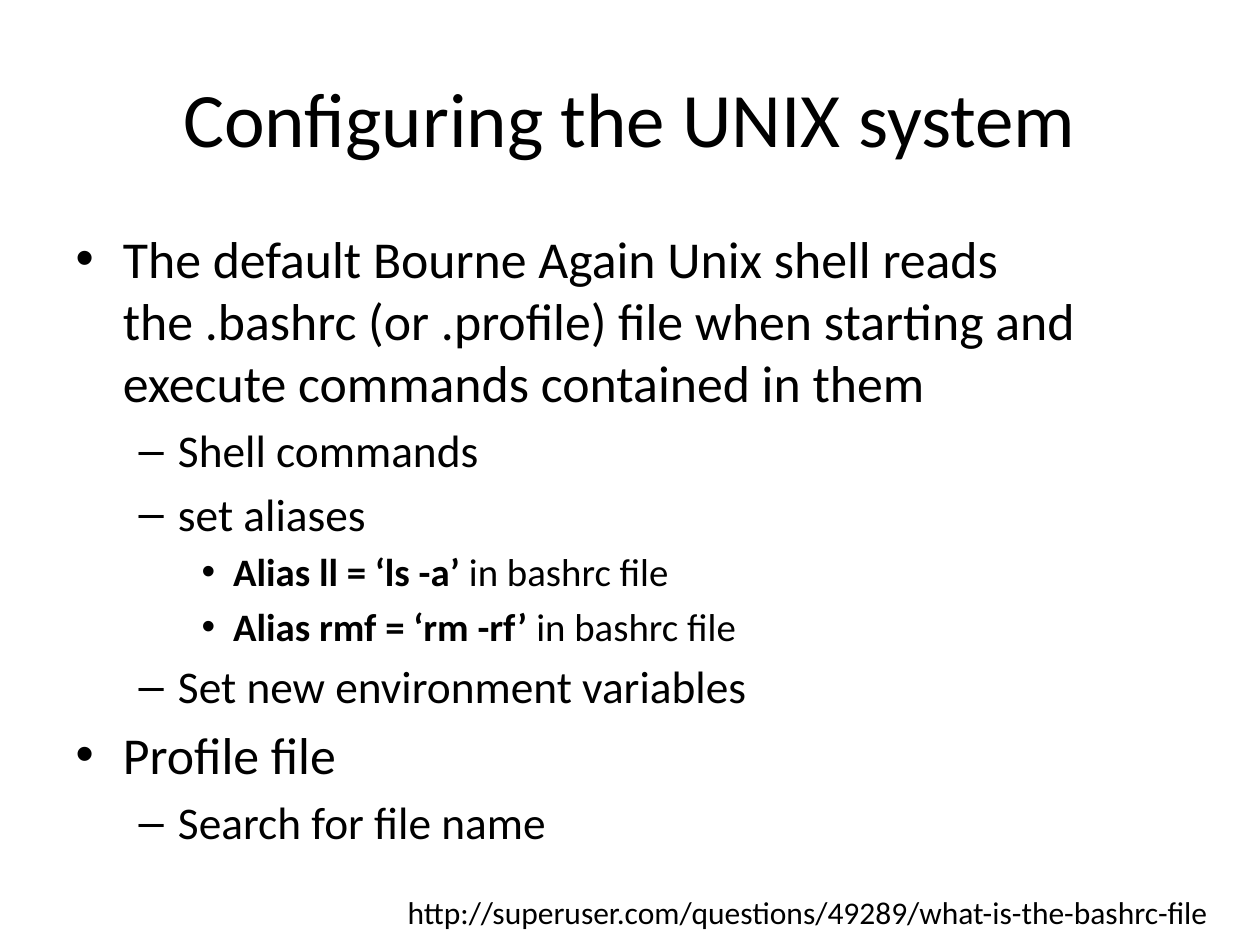
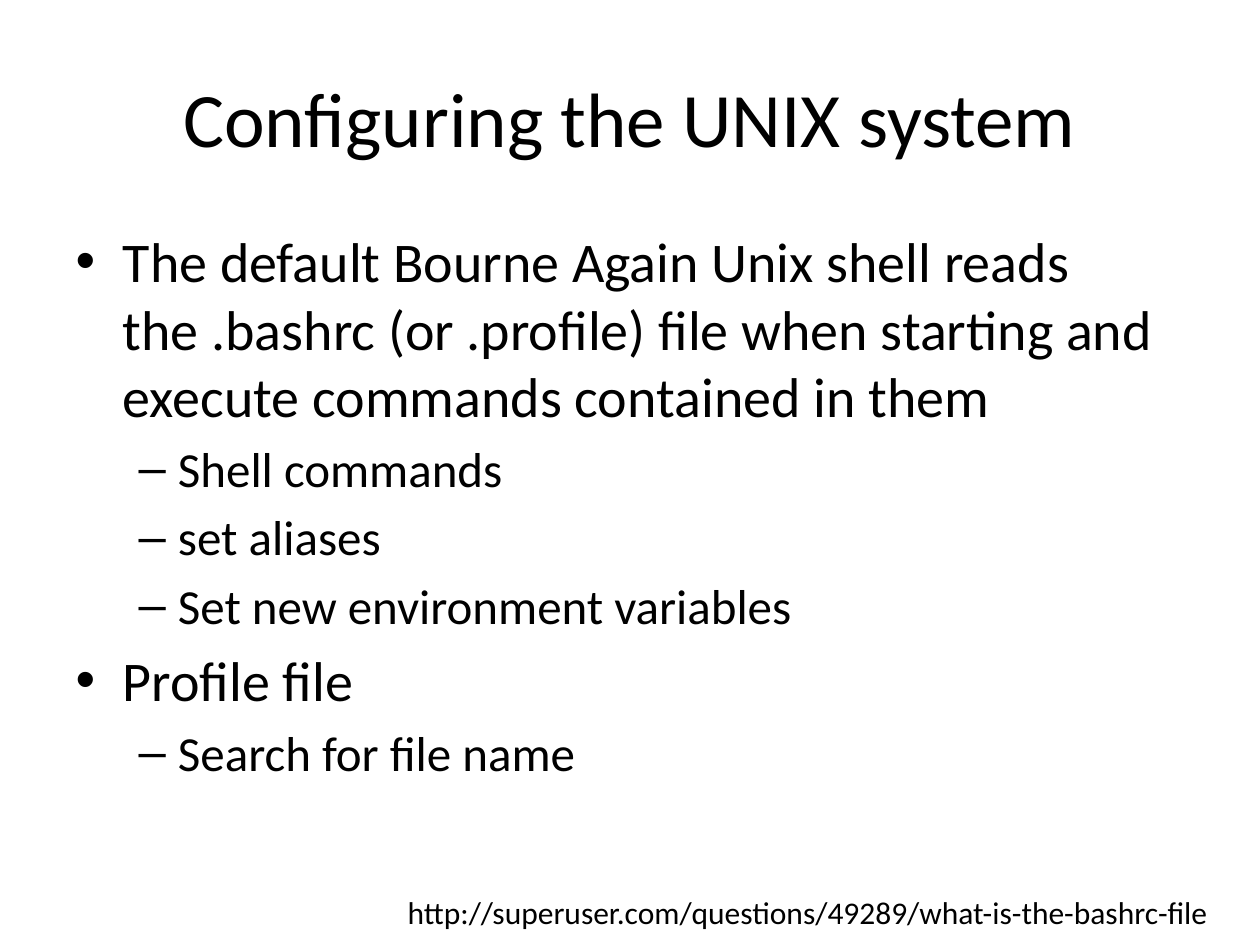
Before and after one commit to lkloh/USArray, a slide deck: slide 4 of InstallingCommonPrograms/InstallingSoftware.pptx (slide 3 before the commit). Drawn at 1260x945 pixels with LibreOffice and Linux fonts; fonts in the diff are those of the drawing. Boxes give left, top, right and bottom in pixels: in the first picture for what was removed or moved away, otherwise in the second. Text is boxed around its words. In the diff, an @@ line names an element or a change of style, - is before the commit and + after.

```diff
--- a/InstallingCommonPrograms/InstallingSoftware.pptx
+++ b/InstallingCommonPrograms/InstallingSoftware.pptx
@@ text "The default Bourne Again Unix ..." at (x1=123, y1=243, x2=1152, y2=772): size 29.6 to 32 pt in "The default Bourne Again Unix shell reads ...", "Profile file"; size 25.9 to 28 pt in "Shell commands", "set aliases", "Set new environment variables", "Search for file name" @@
@@ text at (x1=233, y1=557, x2=736, y2=642): paragraphs removed @@
-    • Alias ll = ‘ls -a’ in bashrc file
-    • Alias rmf = ‘rm -rf’ in bashrc file
```
Also in this commit, not shown: 4 other slides changed, 3 slides added, 1 slide removed, 1 other file.
